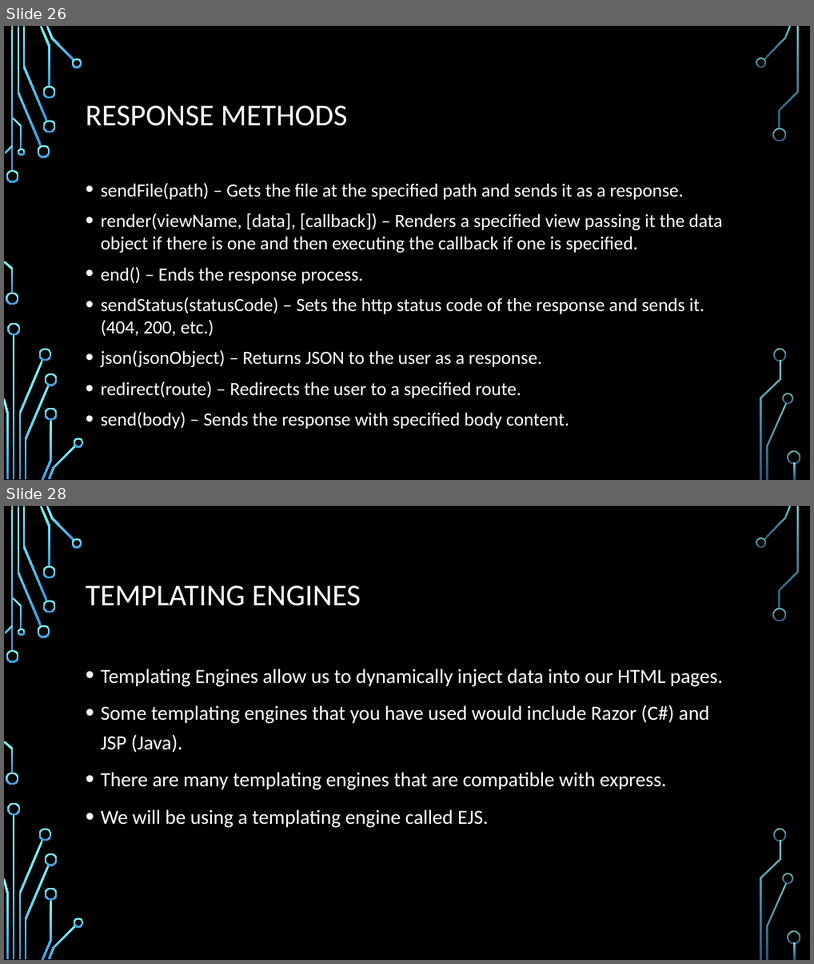
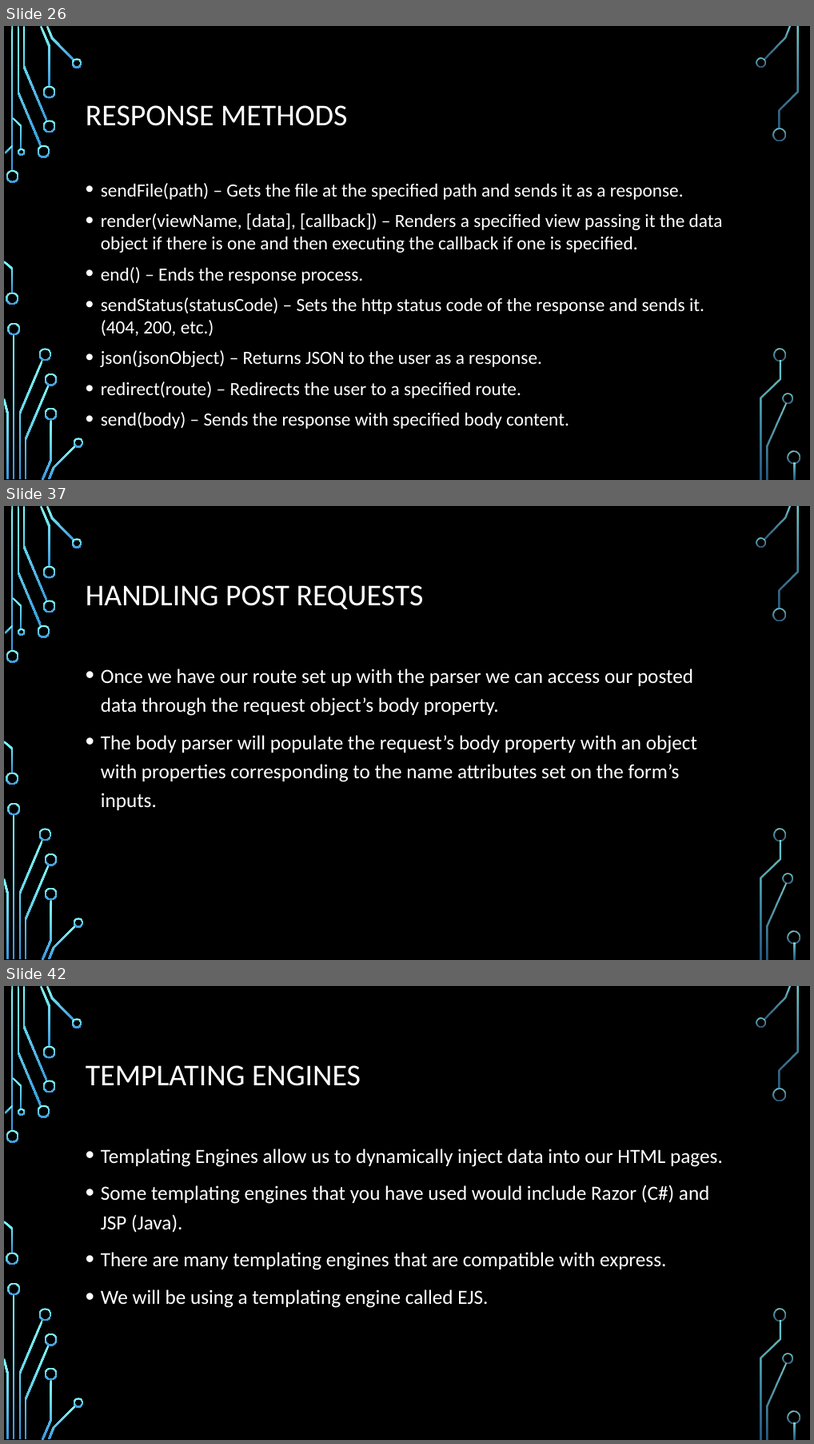
Before and after one commit to aliceroherty/ResearchProject, a slide deck: Presentation/Node.pptx. Shown one above the other, each under a label of ours: slides 26 and 28 before the commit, slides 26, 37 and 42 after it; the slides between them are not shown. The pictures are 814x964 and 814x1444 pixels, drawn with LibreOffice and Linux fonts; fonts in the diff are those of the drawing; background and template pictures are left out. Boxes give left, top, right and bottom in pixels: in the first picture for what was removed or moved away, otherwise in the second. Text is boxed around its words. In the diff, an @@ line names an element or a change of style, - is before the commit and + after.

```diff
--- a/Presentation/Node.pptx
+++ b/Presentation/Node.pptx
@@ slide 37 added at (4, 506, 810, 960), background picture (left out); not listed: 36 template elements that a slide beside it also shows @@
@@ title added at (86, 585, 424, 609), 36 pt, text #FFFFFF @@
+HANDLING POST REQUESTS
@@ text added at (101, 668, 698, 810), 24 pt, text #FFFFFF @@
+• Once we have our route set up with the parser we can access our posted data through the request object’s body property.
+• The body parser will populate the request’s body property with an object with properties corresponding to the name attributes set on the form’s inputs.
@@ what was slide 28 is now slide 42 @@
```
Also in this commit, not shown: 13 other slides added, 18 other files.
